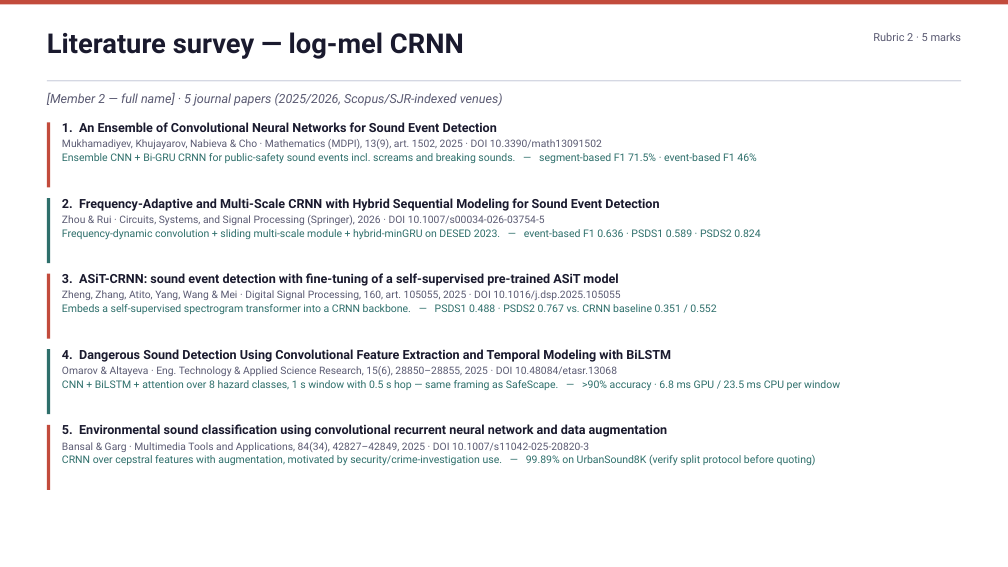
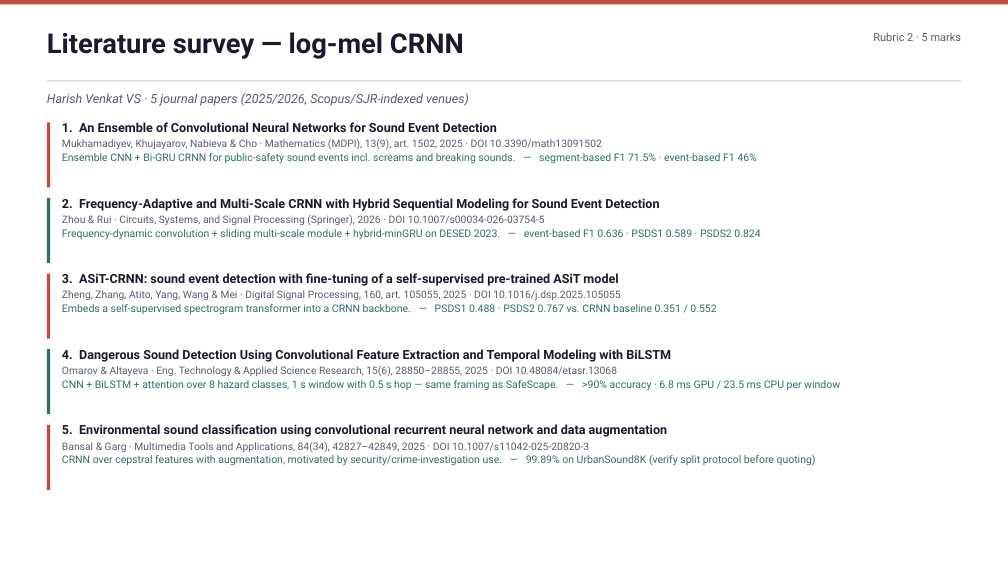
Before and after one commit to Hash-486/SafeScape, a slide deck: slide 4 of docs/SafeScape_Review_Presentation.pptx. Drawn at 1008x567 pixels with LibreOffice and Linux fonts; fonts in the diff are those of the drawing. Boxes give left, top, right and bottom in pixels: in the first picture for what was removed or moved away, otherwise in the second. Text is boxed around its words. In the diff, an @@ line names an element or a change of style, - is before the commit and + after.

Commit message:
Fill team details in review deck; fix serving smoke test
Presentation:
- Fill TEAM (Amruth Rohan KR, Harish Venkat VS), GROUP_NO and COURSE.
- Decouple the literature slides from len(TEAM). They were generated by
  zip(TEAM, [3 architecture keys]), so dropping to a two-person team would
  have silently discarded the Distilled Tiny Transformer slide -- zip
  truncates to the shorter sequence and raises nothing. Slides are now keyed
  by architecture via LIT_OWNER, so one member can own two models.
- Rebuild the deck: 18 slides, title and literature slides visually verified.
  DEMO_URL is still a placeholder pending the LinkedIn demo link.

server/test_client.py -- three separate defects, all of which made a healthy
model look broken:
- Pointed at port 8000 while the server runs on 8124 (the ConnectionRefused).
- Read data/processed/windows_manifest.csv directly instead of resolving
  through utils/paths.py, so a v2 model was scored against the v1 test split
  -- clips that are v2 *training* data. Now honours SAFESCAPE_PROC_DIR.
- Posted files from window_path, which 03_preprocess_audio.py had already
  denoised before writing, making the server's own denoise() a second pass.
  Measured cost of that double-denoise is ~4.4 points of accuracy. Windows are
  now cut from the raw source so denoise runs exactly once.
- Also samples 20 windows per class instead of 1; a single draw was pure noise.

Verified the shipped bundle along the way: the quantized export scores 0.8991
against 0.8984 for the FP32 checkpoint (delta +0.0006 accuracy, -0.0011
macro-F1) on the full 3220-window v2 test split, and the live server path
reproduces it at 0.886 (n=500, natural prior). The deck's 89.8% is sound.

```diff
--- a/docs/SafeScape_Review_Presentation.pptx
+++ b/docs/SafeScape_Review_Presentation.pptx
@@ text at box(47, 93, 469, 106): text changed @@
-[Member 2 — full name] · 5 journal papers (2025/2026, Scopus/SJR-indexed venues)
+Harish Venkat VS · 5 journal papers (2025/2026, Scopus/SJR-indexed venues)
```
Also in this commit, not shown: 3 other slides changed, 2 other files.
